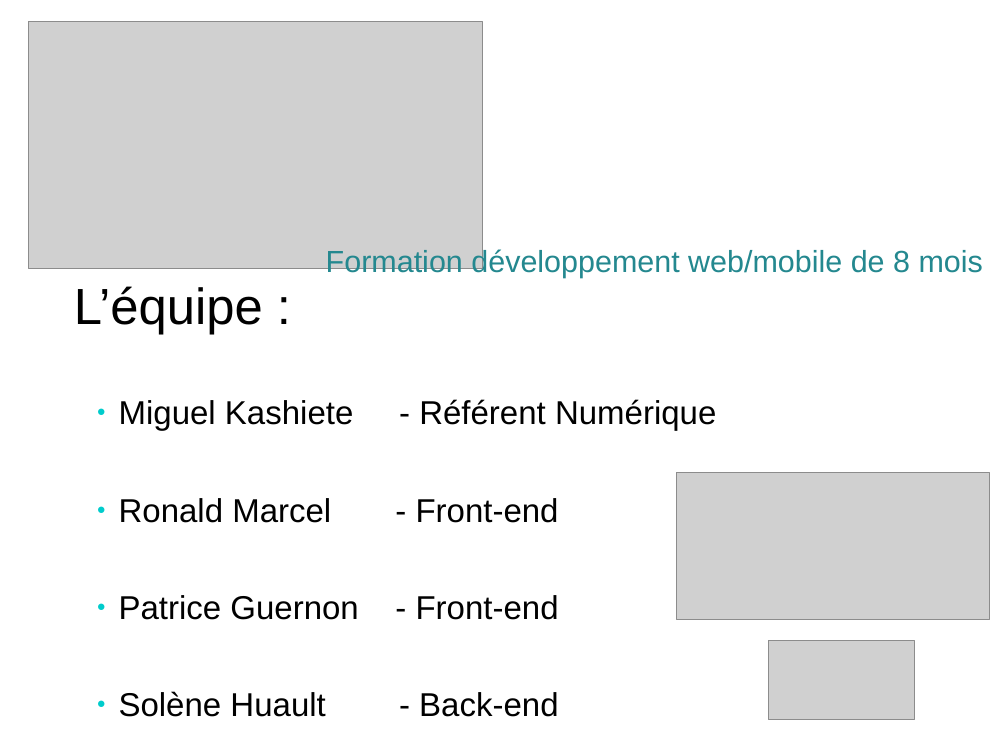
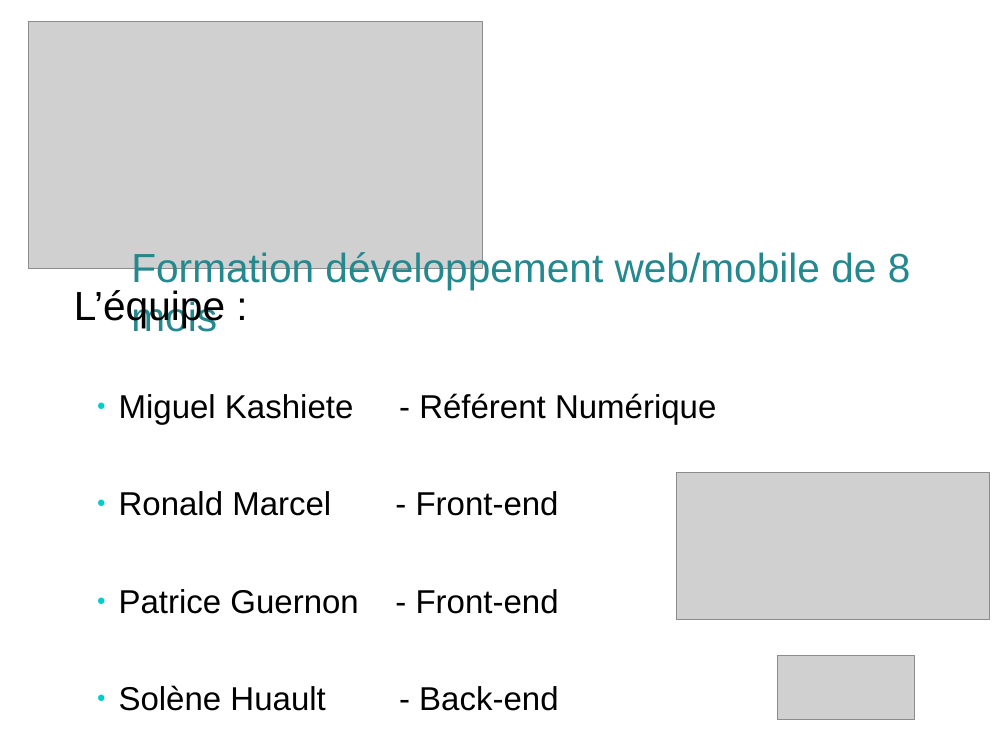
Before and after one commit to solenehuault/projets_certif, a slide deck: slide 4 of FACE/slides-face.odp. Drawn at 1008x756 pixels with LibreOffice and Linux fonts; fonts in the diff are those of the drawing; grey boxes stand for pictures. Boxes give left, top, right and bottom in pixels: in the first picture for what was removed or moved away, otherwise in the second. Text is boxed around its words. In the diff, an @@ line names an element or a change of style, - is before the commit and + after.

```diff
--- a/FACE/slides-face.odp
+++ b/FACE/slides-face.odp
@@ text "Formation développement web/mobile de 8 ...": place and size @@
-text "Formation développement web/mobile de 8 ..." at box(326, 248, 983, 278)
+text "Formation développement web/mobile de 8 ..." at box(131, 250, 911, 332)
@@ text "Formation développement web/mobile de 8 ..." at box(131, 250, 911, 332): size 24 to 32 pt @@
@@ text at box(74, 290, 225, 327): size 40 to 32 pt in "L’équipe :" @@
@@ picture: place and size @@
-picture at box(769, 641, 915, 721)
+picture at box(777, 656, 915, 721)
```
Also in this commit, not shown: 3 other slides changed, 4 slides added, 2 slides removed.
